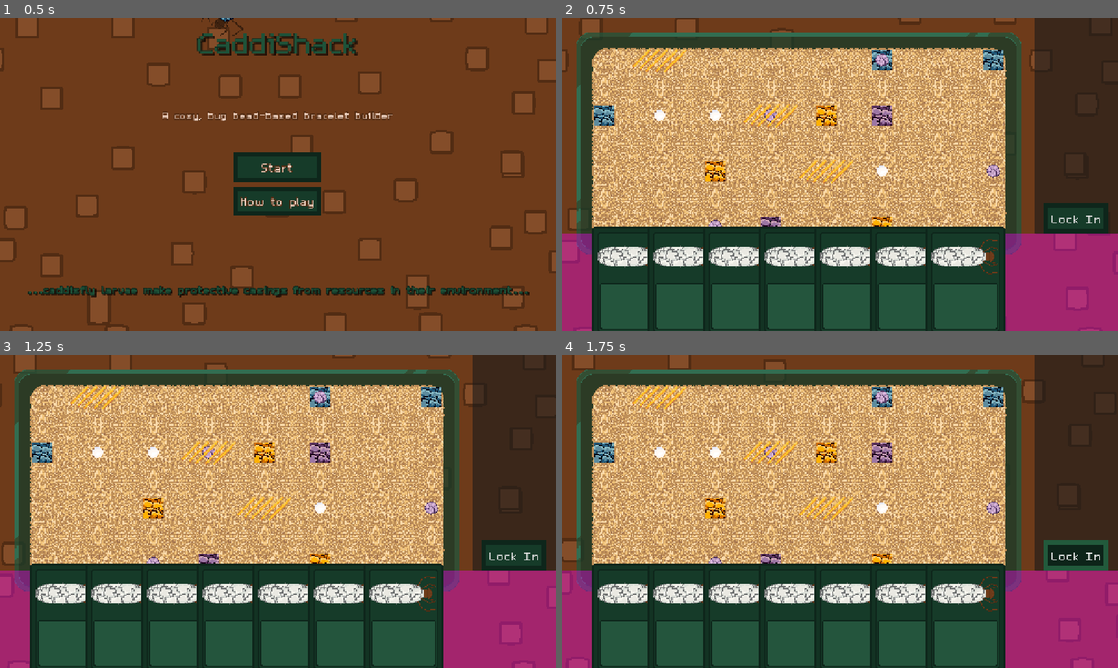
Above: before the commit, frames 1-4 (two rows, left to right).
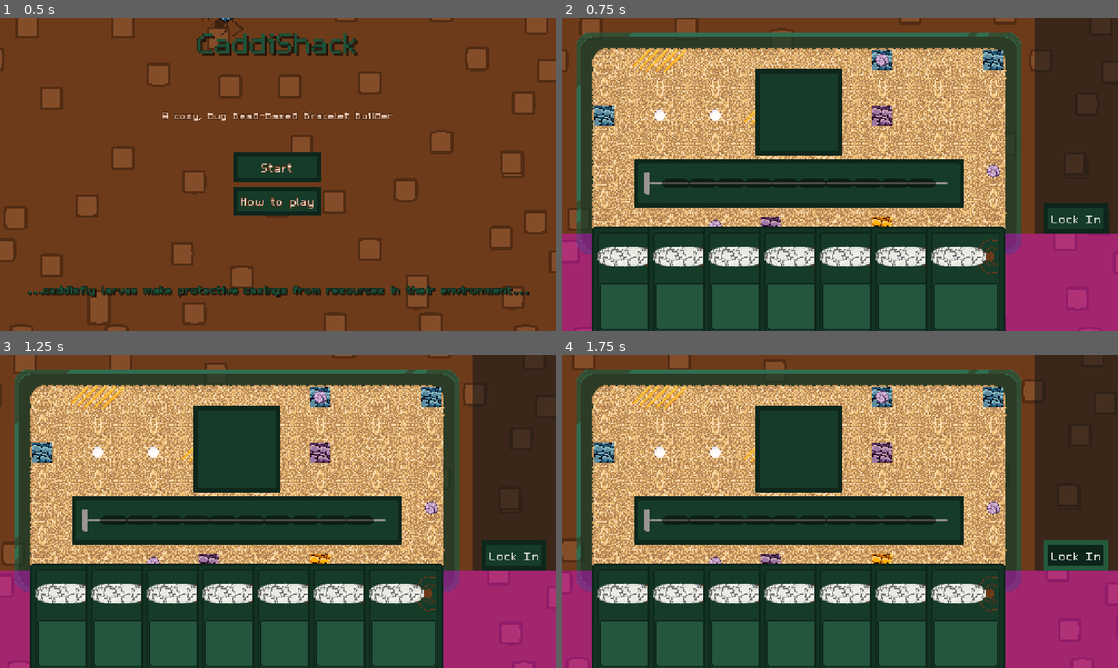
Above: after the commit, the same moments.

Repository: Splashy-Inc/caddishack
Game: Godot game, scene res://SCENES/screen_manager.tscn
Same seed, same stepped clock (60 frames per second), same inputs: the game is played once before the commit and once after it. The engine's default icon, where the game draws it, is replaced by a stand-in: a white triangle on a blue panel in a dark square.
Inputs:
- Up to frame 1 (0.5 s): no input
- Up to frame 2 (0.75 s): click "Start" at 0.5 s
- Up to frame 3 (1.25 s): no input
- Up to frame 4 (1.75 s): click "Lock In" at 1.25 s

Frame 1 is identical in both runs. In frame 2, 14% of the frame differs, in the area x 13-73%, y 16-61%; in frame 3, 14%; in frame 4, 14%.
Error after the commit: Attempt to call function 'start_larvae' in base 'null instance' on a null instance. (res://SCRIPTS/TERRARIUM/terrarium_station.gd:21)

Commit message:
Initial bead scorer setup

Diff:
--- /dev/null
+++ b/SCENES/CRAFT_STATION/bead_set.tscn
@@ -0,0 +1,43 @@
+[gd_scene format=3 uid="uid://juk37sd2sdfi"]
+
+[ext_resource type="Script" path="res://SCRIPTS/CRAFT_STATION/bead_set.gd" id="1_lqlqk"]
+[ext_resource type="Texture2D" uid="uid://db11hpcy64lw3" path="res://ASSETS/Art/CRAFT_STATION/Bead_Play.png" id="1_ve4cg"]
+[ext_resource type="Script" path="res://RESOURCES/bead_info.gd" id="2_5yskn"]
+[ext_resource type="Script" path="res://RESOURCES/bead_array_info.gd" id="3_30t7w"]
+
+[sub_resource type="Resource" id="Resource_bmstr"]
+script = ExtResource("3_30t7w")
+beads = Array[ExtResource("2_5yskn")]([])
+
+[sub_resource type="CircleShape2D" id="CircleShape2D_epuch"]
+radius = 26.0
+
+[node name="BeadSet" type="Node2D" node_paths=PackedStringArray("bead_container", "bead_container_shape")]
+script = ExtResource("1_lqlqk")
+bead_array_info = SubResource("Resource_bmstr")
+bead_container = NodePath("Beads/Container")
+bead_container_shape = NodePath("Beads/CollisionShape2D")
+
+[node name="Background" type="Sprite2D" parent="."]
+texture = ExtResource("1_ve4cg")
+
+[node name="Beads" type="Area2D" parent="."]
+
+[node name="Container" type="Node2D" parent="Beads"]
+
+[node name="Slot1" type="Node2D" parent="Beads/Container"]
+position = Vector2(-296, 0)
+
+[node name="Slot2" type="Node2D" parent="Beads/Container"]
+position = Vector2(-148, 0)
+
+[node name="Slot3" type="Node2D" parent="Beads/Container"]
+
+[node name="Slot4" type="Node2D" parent="Beads/Container"]
+position = Vector2(148, 0)
+
+[node name="Slot5" type="Node2D" parent="Beads/Container"]
+position = Vector2(296, 0)
+
+[node name="CollisionShape2D" type="CollisionShape2D" parent="Beads"]
+shape = SubResource("CircleShape2D_epuch")
--- a/SCENES/CRAFT_STATION/bracelet_construction_panel.tscn
+++ b/SCENES/CRAFT_STATION/bracelet_construction_panel.tscn
@@ -1,15 +1,14 @@
-[gd_scene load_steps=4 format=3 uid="uid://dlvsne80igil2"]
+[gd_scene format=3 uid="uid://dlvsne80igil2"]
 
-[ext_resource type="Script" path="res://SCRIPTS/CRAFT_STATION/bracelet_construction_panel.gd" id="1_s0p0p"]
+[ext_resource type="Script" uid="uid://3o7o87sr8n2r" path="res://SCRIPTS/CRAFT_STATION/bracelet_construction_panel.gd" id="1_s0p0p"]
 [ext_resource type="Texture2D" uid="uid://db11hpcy64lw3" path="res://ASSETS/Art/CRAFT_STATION/Bead_Play.png" id="1_welei"]
 [ext_resource type="PackedScene" uid="uid://8vogira8ngwj" path="res://SCENES/CRAFT_STATION/bracelet.tscn" id="2_5dtdn"]
 
-[node name="BraceletContructionPanel" type="Node2D" node_paths=PackedStringArray("bracelet")]
-position = Vector2(640, 147)
+[node name="BraceletContructionPanel" type="Node2D" unique_id=1555672016 node_paths=PackedStringArray("bracelet")]
 script = ExtResource("1_s0p0p")
 bracelet = NodePath("Bracelet")
 
-[node name="Background" type="Sprite2D" parent="."]
+[node name="Background" type="Sprite2D" parent="." unique_id=2016640907]
 texture = ExtResource("1_welei")
 
-[node name="Bracelet" parent="." instance=ExtResource("2_5dtdn")]
+[node name="Bracelet" parent="." unique_id=1630865641 instance=ExtResource("2_5dtdn")]
--- /dev/null
+++ b/SCENES/TERRARIUM/bead_scorer.tscn
@@ -0,0 +1,13 @@
+[gd_scene format=3 uid="uid://l8c5hnvmqfwd"]
+
+[ext_resource type="PackedScene" uid="uid://dlvsne80igil2" path="res://SCENES/CRAFT_STATION/bracelet_construction_panel.tscn" id="1_lclvk"]
+[ext_resource type="Script" uid="uid://1fslkhnqa4bf" path="res://SCRIPTS/TERRARIUM/bead_scorer.gd" id="1_pbr2u"]
+[ext_resource type="PackedScene" uid="uid://buxm1ivhxhxqq" path="res://SCENES/CRAFT_STATION/bead_container.tscn" id="2_rt77x"]
+
+[node name="BeadScorer" type="Node2D" unique_id=1893395517]
+script = ExtResource("1_pbr2u")
+
+[node name="BraceletContructionPanel" parent="." unique_id=1696741675 instance=ExtResource("1_lclvk")]
+
+[node name="BeadContainer" parent="." unique_id=1359538199 instance=ExtResource("2_rt77x")]
+position = Vector2(0, -164)
--- a/SCENES/TERRARIUM/terrarium_station.tscn
+++ b/SCENES/TERRARIUM/terrarium_station.tscn
@@ -11,6 +11,7 @@
 [ext_resource type="Script" uid="uid://cm33vxylxpkwp" path="res://RESOURCES/special_material_info.gd" id="8_04exf"]
 [ext_resource type="Script" uid="uid://qiyyftxmq7nx" path="res://RESOURCES/terrarium_info.gd" id="9_s7cx1"]
 [ext_resource type="PackedScene" uid="uid://dac4l330kaphs" path="res://SCENES/LARVAE/card_hand.tscn" id="10_04exf"]
+[ext_resource type="PackedScene" uid="uid://l8c5hnvmqfwd" path="res://SCENES/TERRARIUM/bead_scorer.tscn" id="12_s7cx1"]
 
 [sub_resource type="Resource" id="Resource_d1wso"]
 script = ExtResource("7_ll8qw")
@@ -107,9 +108,7 @@
 
 [node name="StationBackground" parent="." unique_id=1032554707 instance=ExtResource("2_cb6xo")]
 
-[node name="PlayScreen" type="Node" parent="." unique_id=157000249]
-
-[node name="GameUISection" type="PanelContainer" parent="PlayScreen" unique_id=2001517987]
+[node name="GameUISection" type="PanelContainer" parent="." unique_id=2001517987]
 anchors_preset = 4
 anchor_top = 0.5
 anchor_bottom = 0.5
@@ -119,7 +118,7 @@
 offset_bottom = 136.0
 grow_vertical = 2
 
-[node name="LockInButton" type="Button" parent="PlayScreen/GameUISection" unique_id=513006651]
+[node name="LockInButton" type="Button" parent="GameUISection" unique_id=513006651]
 layout_mode = 2
 size_flags_horizontal = 4
 size_flags_vertical = 8
@@ -128,24 +127,27 @@
 theme_override_styles/hover = ExtResource("7_yxfdh")
 text = "Lock In"
 
-[node name="Terrarium" parent="PlayScreen" unique_id=1014177116 instance=ExtResource("5_bnkvk")]
+[node name="Terrarium" parent="." unique_id=1014177116 instance=ExtResource("5_bnkvk")]
 position = Vector2(544, 288)
-info = SubResource("Resource_04exf")
+info = SubResource("Resource_dugvo")
 
-[node name="CardSection" type="Node2D" parent="PlayScreen" unique_id=31290860]
+[node name="CardSection" type="Node2D" parent="." unique_id=31290860]
 position = Vector2(640, 608)
 
-[node name="Sprite2D" type="Sprite2D" parent="PlayScreen/CardSection" unique_id=411026726]
+[node name="Sprite2D" type="Sprite2D" parent="CardSection" unique_id=411026726]
 modulate = Color(1, 1, 1, 0.3647059)
 texture = SubResource("PlaceholderTexture2D_bnkvk")
 region_enabled = true
 region_rect = Rect2(0, 0, 1280, 224)
 
-[node name="CardHand" parent="PlayScreen/CardSection" unique_id=1587952838 instance=ExtResource("10_04exf")]
+[node name="CardHand" parent="CardSection" unique_id=1587952838 instance=ExtResource("10_04exf")]
 position = Vector2(-96, 0)
 
-[node name="CardHandler" parent="PlayScreen" unique_id=2084620106 instance=ExtResource("2_04exf")]
+[node name="CardHandler" parent="." unique_id=2084620106 instance=ExtResource("2_04exf")]
 
-[connection signal="pressed" from="PlayScreen/GameUISection/LockInButton" to="." method="_on_lock_in_button_pressed"]
-[connection signal="larvae_done" from="PlayScreen/Terrarium" to="." method="_on_terrarium_larvae_done"]
-[connection signal="larvae_started" from="PlayScreen/Terrarium" to="." method="_on_terrarium_larvae_started"]
+[node name="BeadScorer" parent="." unique_id=1893395517 instance=ExtResource("12_s7cx1")]
+position = Vector2(544, 381)
+
+[connection signal="pressed" from="GameUISection/LockInButton" to="." method="_on_lock_in_button_pressed"]
+[connection signal="larvae_done" from="Terrarium" to="." method="_on_terrarium_larvae_done"]
+[connection signal="larvae_started" from="Terrarium" to="." method="_on_terrarium_larvae_started"]
--- /dev/null
+++ b/SCRIPTS/CRAFT_STATION/bead_set.gd
@@ -0,0 +1,60 @@
+extends BeadContainer
+
+class_name BeadSet
+
+signal bead_clicked(bead: Bead)
+
+var bead_slots : Array[Node2D]
+
+func _container_ready():
+	bead_slots = get_bead_slots()
+	generate_beads()
+
+func is_bead_in_container(bead: Bead):
+	for slot in bead_slots:
+		for child in slot.get_children():
+			if child == bead:
+				return true
+	return false
+
+func set_bead_parent(bead: Bead) -> bool:
+	for slot in bead_slots:
+		if slot.get_child_count() > 0:
+			continue
+		else:
+
+			if bead.get_parent():
+				var old_global_transform = bead.global_transform
+				bead.reparent(slot, false)
+				bead.global_transform = old_global_transform
+			else:
+				slot.add_child(bead)
+			bead.set_clickable(true)
+			bead.clicked.connect(_on_bead_clicked.bind(bead))
+			return true
+	return false
+
+func position_bead(bead: Bead):
+	bead.travel_to(bead.get_parent().global_position, bead.global_scale, randf_range(0.0, 2*PI))
+
+func get_beads():
+	var cur_beads : Array[Bead]
+	for slot in bead_slots:
+		for child in slot.get_children():
+			if child is Bead and not child in cur_beads:
+				cur_beads.append(child)
+				break
+	return cur_beads
+
+func _on_bead_clicked(bead: Bead):
+	if is_bead_in_container(bead):
+		bead_clicked.emit(bead)
+	else:
+		bead.clicked.disconnect(_on_bead_clicked)
+
+func get_bead_slots() -> Array[Node2D]:
+	var slots: Array[Node2D]
+	for child in bead_container.get_children():
+		if child is Node2D:
+			slots.append(child)
+	return slots
--- /dev/null
+++ b/SCRIPTS/TERRARIUM/bead_scorer.gd
@@ -0,0 +1,11 @@
+extends Node2D
+
+
+# Called when the node enters the scene tree for the first time.
+func _ready() -> void:
+	pass # Replace with function body.
+
+
+# Called every frame. 'delta' is the elapsed time since the previous frame.
+func _process(delta: float) -> void:
+	pass
Not shown: 1 places in SCENES/TERRARIUM/terrarium_station.tscn that only renumber resources
Not shown, added: SCRIPTS/CRAFT_STATION/bead_set.gd.uid
Not shown, added: SCRIPTS/TERRARIUM/bead_scorer.gd.uid
